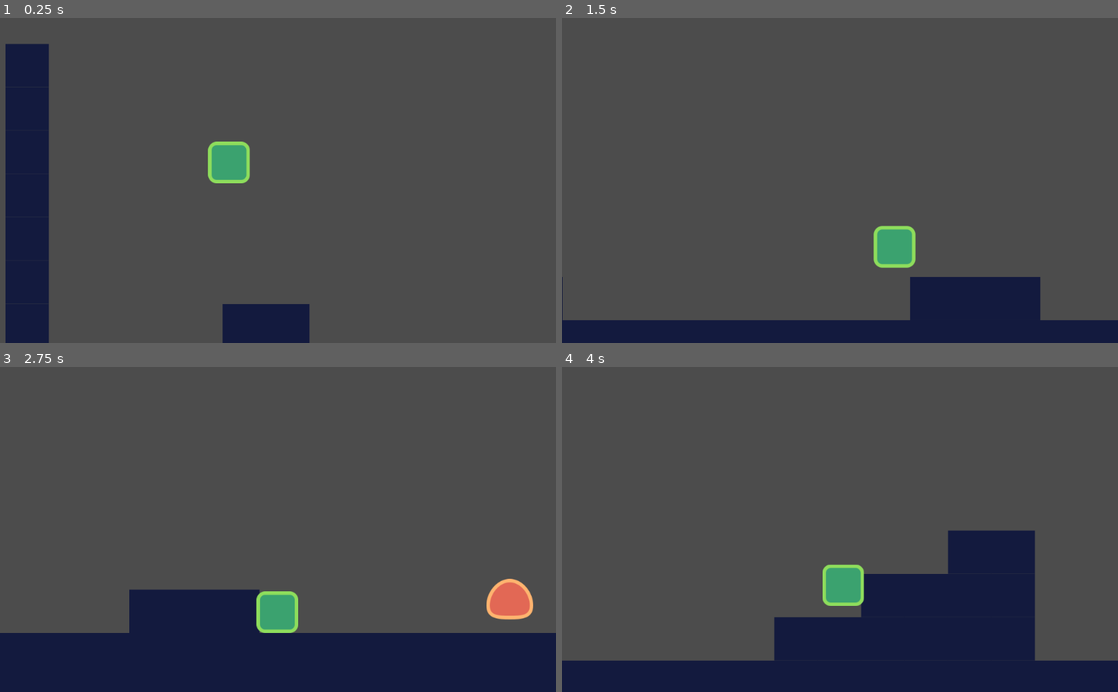
Above: before the commit, frames 1-4 (two rows, left to right).
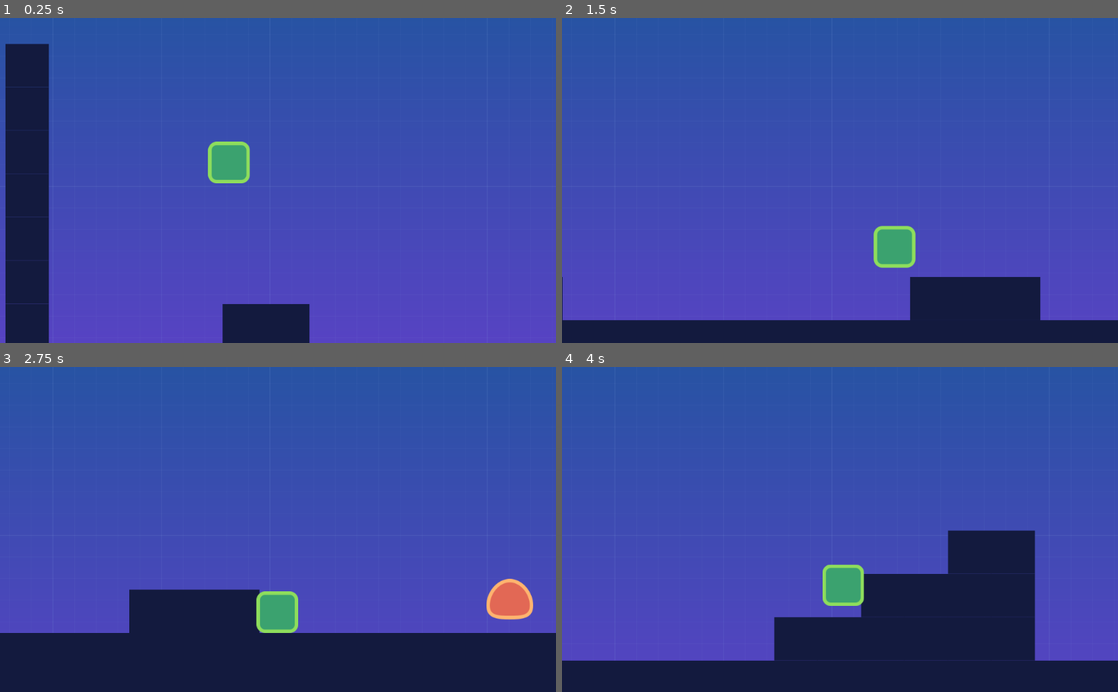
Above: after the commit, the same moments.

Repository: caiofov/Platformer-Godot
Game: Godot game, scene res://src/Levels/LevelTemplate.tscn
The game is run twice, just before and just after one commit, with the same random seed, the same clock (stepped at 60 frames per second) and the same inputs. This scene is started directly instead of the project's main scene.
Inputs:
- Up to frame 1 (0.25 s): no input
- Up to frame 2 (1.5 s): hold D (move_right) from 0.53 s (still down); tap W (jump) at 0.77 s
- Up to frame 3 (2.75 s): tap W (jump) at 1.52 s; release D (move_right) at 2.03 s; hold A (move_left) from 2.03 s (still down)
- Up to frame 4 (4 s): release A (move_left) at 2.78 s; hold D (move_right) from 2.78 s (still down); tap W (jump) at 3.02, 3.77 s

The runs differ from the first frame. In frame 1, 90% of the frame differs, in the area x 0-100%, y 0-100%; in frame 2, 89%; in frame 3, 77%; in frame 4, 77%.

Commit message:
coin and animation

Diff:
--- a/platformer/src/Levels/LevelTemplate.tscn
+++ b/platformer/src/Levels/LevelTemplate.tscn
@@ -1,14 +1,27 @@
-[gd_scene load_steps=4 format=2]
+[gd_scene load_steps=5 format=2]
 
 [ext_resource path="res://assets/tileset.tres" type="TileSet" id=1]
 [ext_resource path="res://src/Actors/Player.tscn" type="PackedScene" id=2]
 [ext_resource path="res://src/Actors/Enemy.tscn" type="PackedScene" id=3]
+[ext_resource path="res://assets/background.png" type="Texture" id=4]
 
 [node name="LevelTemplate" type="Node2D"]
 position = Vector2( 193.204, 0 )
 __meta__ = {
 "_edit_vertical_guides_": [ 2951.0 ]
 }
+
+[node name="CanvasLayer" type="CanvasLayer" parent="."]
+layer = -1
+
+[node name="Background" type="TextureRect" parent="CanvasLayer"]
+anchor_right = 1.0
+anchor_bottom = 1.0
+margin_left = -6.7963
+margin_top = -7.0
+margin_right = 1913.2
+margin_bottom = 1073.0
+texture = ExtResource( 4 )
 
 [node name="TileMap" type="TileMap" parent="."]
 position = Vector2( -200, 0 )
--- /dev/null
+++ b/platformer/src/Objects/Coin.gd
@@ -0,0 +1 @@
+extends Area2D
--- /dev/null
+++ b/platformer/src/Objects/Coin.tscn
@@ -0,0 +1,121 @@
+[gd_scene load_steps=7 format=2]
+
+[ext_resource path="res://assets/coin.png" type="Texture" id=1]
+[ext_resource path="res://src/Objects/Coin.gd" type="Script" id=2]
+
+[sub_resource type="CircleShape2D" id=1]
+radius = 33.8825
+
+[sub_resource type="Animation" id=2]
+length = 0.001
+tracks/0/type = "value"
+tracks/0/path = NodePath("CollisionShape2D:position")
+tracks/0/interp = 1
+tracks/0/loop_wrap = true
+tracks/0/imported = false
+tracks/0/enabled = true
+tracks/0/keys = {
+"times": PoolRealArray( 0 ),
+"transitions": PoolRealArray( 1 ),
+"update": 0,
+"values": [ Vector2( 0, 0 ) ]
+}
+tracks/1/type = "value"
+tracks/1/path = NodePath(".:position")
+tracks/1/interp = 1
+tracks/1/loop_wrap = true
+tracks/1/imported = false
+tracks/1/enabled = true
+tracks/1/keys = {
+"times": PoolRealArray( 0 ),
+"transitions": PoolRealArray( 1 ),
+"update": 0,
+"values": [ Vector2( 0, -21.3509 ) ]
+}
+tracks/2/type = "value"
+tracks/2/path = NodePath(".:modulate")
+tracks/2/interp = 1
+tracks/2/loop_wrap = true
+tracks/2/imported = false
+tracks/2/enabled = true
+tracks/2/keys = {
+"times": PoolRealArray( 0 ),
+"transitions": PoolRealArray( 1 ),
+"update": 0,
+"values": [ Color( 1, 1, 1, 1 ) ]
+}
+
+[sub_resource type="Animation" id=3]
+resource_name = "bouncing"
+length = 1.2
+loop = true
+tracks/0/type = "value"
+tracks/0/path = NodePath(".:position")
+tracks/0/interp = 1
+tracks/0/loop_wrap = true
+tracks/0/imported = false
+tracks/0/enabled = true
+tracks/0/keys = {
+"times": PoolRealArray( 0, 0.9 ),
+"transitions": PoolRealArray( 0.378929, 2.46229 ),
+"update": 0,
+"values": [ Vector2( 0, 10 ), Vector2( 0, -10 ) ]
+}
+tracks/1/type = "value"
+tracks/1/path = NodePath(".:modulate")
+tracks/1/interp = 1
+tracks/1/loop_wrap = true
+tracks/1/imported = false
+tracks/1/enabled = true
+tracks/1/keys = {
+"times": PoolRealArray( 0 ),
+"transitions": PoolRealArray( 1 ),
+"update": 0,
+"values": [ Color( 1, 1, 1, 1 ) ]
+}
+
+[sub_resource type="Animation" id=4]
+resource_name = "fade_out"
+length = 0.8
+loop = true
+tracks/0/type = "value"
+tracks/0/path = NodePath(".:modulate")
+tracks/0/interp = 1
+tracks/0/loop_wrap = true
+tracks/0/imported = false
+tracks/0/enabled = true
+tracks/0/keys = {
+"times": PoolRealArray( 0, 0.6 ),
+"transitions": PoolRealArray( 1, 1 ),
+"update": 0,
+"values": [ Color( 1, 1, 1, 1 ), Color( 1, 1, 1, 0 ) ]
+}
+tracks/1/type = "method"
+tracks/1/path = NodePath(".")
+tracks/1/interp = 1
+tracks/1/loop_wrap = true
+tracks/1/imported = false
+tracks/1/enabled = true
+tracks/1/keys = {
+"times": PoolRealArray( 0.6 ),
+"transitions": PoolRealArray( 1 ),
+"values": [ {
+"args": [  ],
+"method": "queue_free"
+} ]
+}
+
+[node name="Coin" type="Area2D"]
+position = Vector2( 0, -21.3509 )
+script = ExtResource( 2 )
+
+[node name="Coin" type="Sprite" parent="."]
+texture = ExtResource( 1 )
+
+[node name="CollisionShape2D" type="CollisionShape2D" parent="."]
+shape = SubResource( 1 )
+
+[node name="AnimationPlayer" type="AnimationPlayer" parent="."]
+anims/RESET = SubResource( 2 )
+anims/bouncing = SubResource( 3 )
+anims/fade_out = SubResource( 4 )
